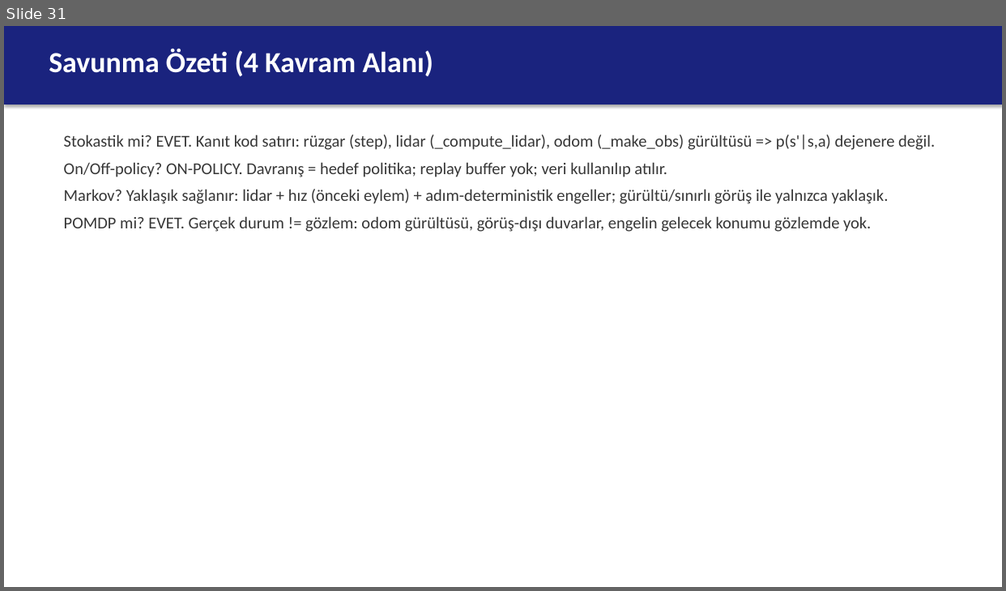
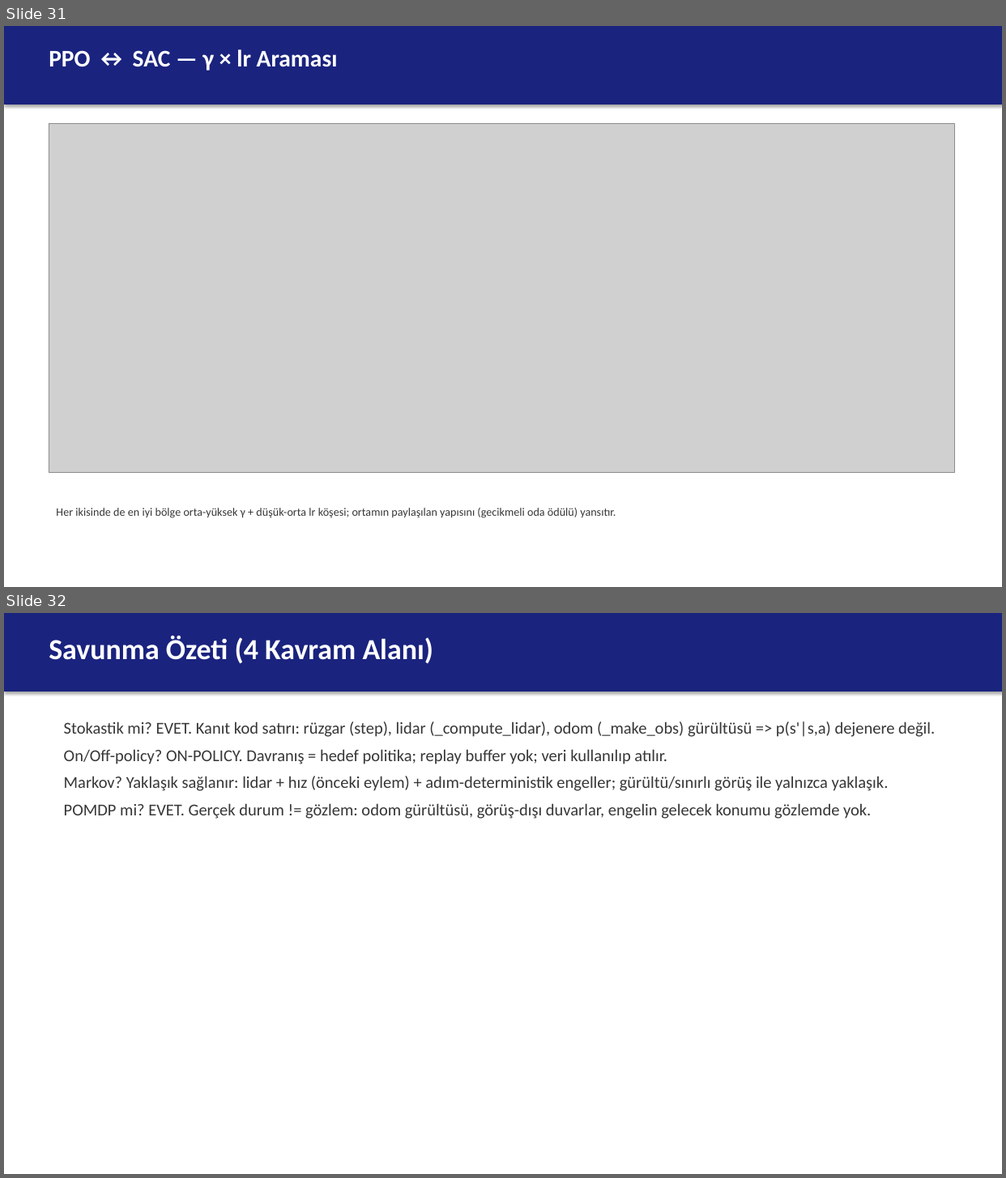
Before and after one commit to berkeryigit/rl_drone_pathfinding, a slide deck: deliverables/sunum/220202046_sunum.pptx. Shown one above the other, each under a label of ours: slide 31 before the commit, slides 31 and 32 after it. The pictures are 1006x591 and 1006x1178 pixels, drawn with LibreOffice and Linux fonts; fonts in the diff are those of the drawing; grey boxes stand for pictures. Boxes give left, top, right and bottom in pixels: in the first picture for what was removed or moved away, otherwise in the second. Text is boxed around its words. In the diff, an @@ line names an element or a change of style, - is before the commit and + after.

```diff
--- a/deliverables/sunum/220202046_sunum.pptx
+++ b/deliverables/sunum/220202046_sunum.pptx
@@ slide 31 added at <box>4,26,1002,587</box>, background #FFFFFF @@
@@ rectangle added at <box>4,26,1002,105</box>, fill #1A237E @@
@@ text added at <box>49,49,338,71</box>, 23 pt, text #FFFFFF, bold @@
+PPO ↔ SAC — γ × lr Araması
@@ picture added at <box>49,123,955,473</box> @@
@@ text added at <box>56,508,616,518</box>, 11 pt, text #373737 @@
+Her ikisinde de en iyi bölge orta-yüksek γ + düşük-orta lr köşesi; ortamın paylaşılan yapısını (gecikmeli oda ödülü) yansıtır.
@@ what was slide 31 is now slide 32 @@
```
Also in this commit, not shown: 2 slides changed, 5 other slides added, 5 slides removed, 37 other files.
